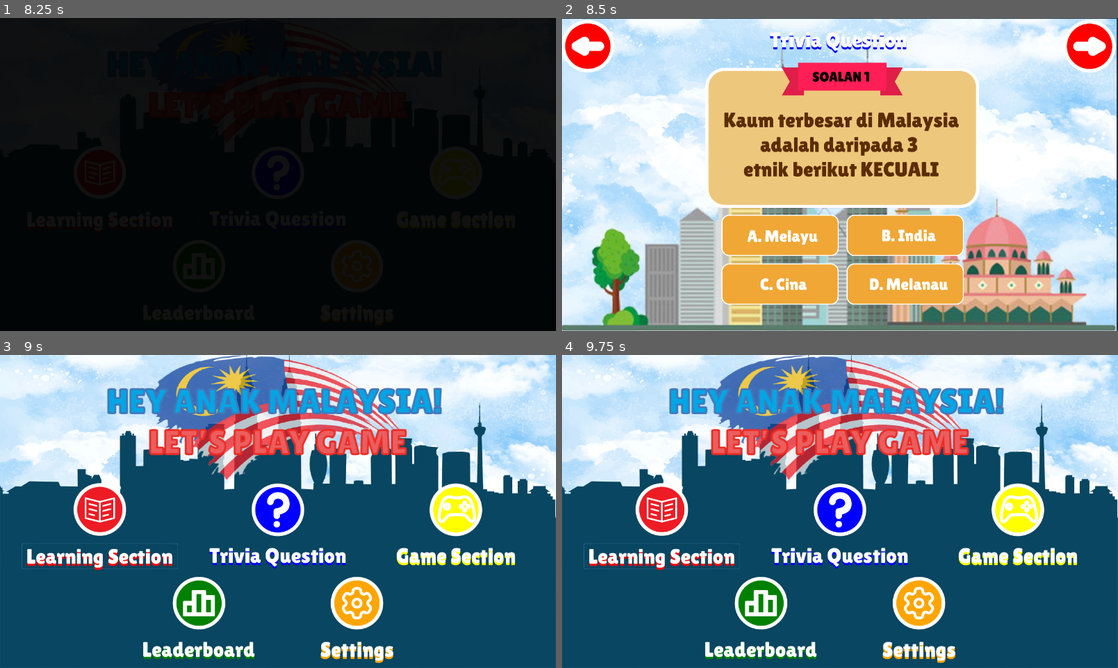
Above: before the commit, frames 1-4 (two rows, left to right).
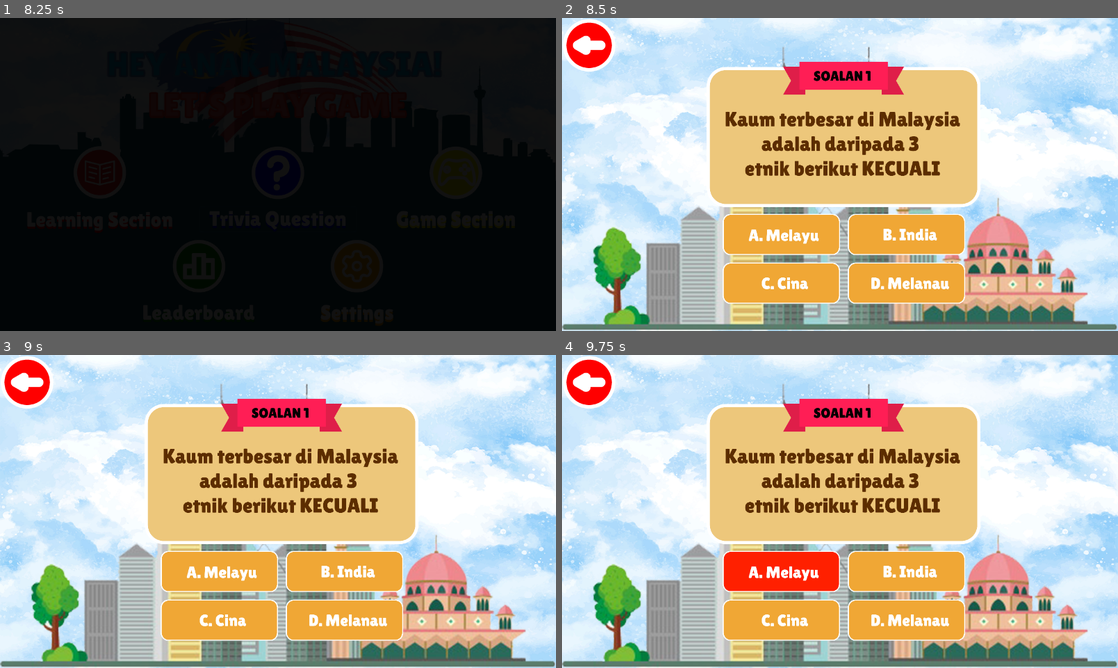
Above: after the commit, the same moments.

Repository: ihsan-akif/HAM-LPG
Game: Godot game, scene res://main_menu/MainMenu.tscn
Two runs of this game, one before a commit and one after it. Both use one fixed random seed, a clock stepped at 60 frames per second and the inputs below. Video files are missing from this copy of the repository; at most half a second of black plays in their place.
Inputs (mouse positions are in pixels of both pictures, inside the frame that each line leads up to):
- Up to frame 1 (8.25 s): click "Learning Section" at 0.5 s; click "Trivia Question" at 1.25 s; click (27, 46) at 2 s; click "Game Section" at 2.75 s; click "Leaderboard" at 3.5 s; click (27, 46) at 4.25 s; click "Settings" at 5 s; click "Learning Section" at 5.75 s; click "Back" at 6.5 s; click "Trivia Question" at 7.25 s; click "Game Section" at 8 s
- Up to frame 2 (8.5 s): no input
- Up to frame 3 (9 s): click (27, 383) at 8.75 s
- Up to frame 4 (9.75 s): click (778, 570) at 9.52 s

Frame 1 is identical in both runs. In frame 2, 15% of the frame differs, in the area x 0-100%, y 0-100%; in frame 3, 79%; in frame 4, 79%.

Commit message:
TQ small update

Diff:
--- a/main_menu/MainMenu.tscn
+++ b/main_menu/MainMenu.tscn
@@ -107,7 +107,7 @@
 [node name="TriviaQuestionButton" parent="Menu/UpperButton/ButtonIcon2/Buttons" instance=ExtResource( 4 )]
 margin_top = 10.0
 margin_bottom = 70.0
-scene_to_load = "res://trivia_question/TriviaQuestion1.tscn"
+scene_to_load = "res://trivia_question/TriviaQuestions.tscn"
 
 [node name="ButtonIcon3" type="VBoxContainer" parent="Menu/UpperButton"]
 margin_left = 820.0
--- a/trivia_question/Questions.gd
+++ b/trivia_question/Questions.gd
@@ -1,14 +1,49 @@
 extends Control
 
-var highScore : int = 0
+var highScore : int = 100
+var score : int = 0
+
 
 # Called when the node enters the scene tree for the first time.
 func _ready():
-	yield(get_tree().create_timer(2.0), "timeout")
-	get_node("Question1").hide()
-	get_node("Question2").show()
+	#trivia_question()
+	#print(score)
+	pass
+
+
+func _process(delta):
+	pass
 
 
 # Gameplay
 func trivia_question() -> void:
-	pass
+	print(score)
+
+
+func _on_AnswerA1Btn_pressed():
+	get_node("Question1/AnswerA1Btn").disabled = true
+	highScore -= 5
+	print(highScore)
+
+
+func _on_AnswerB1Btn_pressed():
+	get_node("Question1/AnswerB1Btn").disabled = true
+	highScore -= 5
+	print(highScore)
+
+
+func _on_AnswerC1Btn_pressed():
+	get_node("Question1/AnswerC1Btn").disabled = true
+	highScore -= 5
+	print(highScore)
+
+
+func _on_AnswerD1Btn_pressed():
+	get_node("Question1/AnswerA1Btn").disabled = true
+	get_node("Question1/AnswerB1Btn").disabled = true
+	get_node("Question1/AnswerC1Btn").disabled = true
+	get_node("Question1/AnswerD1Btn").disabled = true
+	print(highScore)
+	yield(get_tree().create_timer(2.0), "timeout")
+	get_node("Question1").hide()
+	get_node("Question2").show()
--- a/trivia_question/Questions.tscn
+++ b/trivia_question/Questions.tscn
@@ -11,6 +11,18 @@
 [ext_resource path="res://trivia_question/Questions/Question 2/JawapanA.png" type="Texture" id=9]
 [ext_resource path="res://trivia_question/Questions/Question 1/JawapanA.png" type="Texture" id=10]
 [ext_resource path="res://trivia_question/Questions.gd" type="Script" id=11]
+[ext_resource path="res://trivia_question/Questions/Question 1/JawapanAHover.png" type="Texture" id=12]
+[ext_resource path="res://trivia_question/Questions/Question 1/JawapanBHover.png" type="Texture" id=13]
+[ext_resource path="res://trivia_question/Questions/Question 1/JawapanASalah.png" type="Texture" id=14]
+[ext_resource path="res://trivia_question/Questions/Question 1/JawapanBSalah.png" type="Texture" id=15]
+[ext_resource path="res://trivia_question/Questions/Question 1/JawapanDBetul.png" type="Texture" id=16]
+[ext_resource path="res://trivia_question/Questions/Question 1/JawapanCSalah.png" type="Texture" id=17]
+[ext_resource path="res://trivia_question/Questions/Question 1/JawapanCHover.png" type="Texture" id=18]
+[ext_resource path="res://trivia_question/Questions/Question 1/JawapanDHover.png" type="Texture" id=19]
+[ext_resource path="res://trivia_question/Questions/Question 2/JawapanAHover.png" type="Texture" id=20]
+[ext_resource path="res://trivia_question/Questions/Question 2/JawapanASalah.png" type="Texture" id=21]
+[ext_resource path="res://trivia_question/Questions/Question 2/JawapanBBetul.png" type="Texture" id=22]
+[ext_resource path="res://trivia_question/Questions/Question 2/JawapanBHover.png" type="Texture" id=23]
 
 [node name="Questions" type="Control"]
 anchor_right = 1.0
@@ -45,6 +57,8 @@
 margin_bottom = 768.0
 rect_scale = Vector2( 0.3, 0.3 )
 texture_normal = ExtResource( 10 )
+texture_hover = ExtResource( 12 )
+texture_disabled = ExtResource( 14 )
 
 [node name="AnswerB1Btn" type="TextureButton" parent="Question1"]
 margin_left = 658.0
@@ -53,6 +67,8 @@
 margin_bottom = 768.0
 rect_scale = Vector2( 0.3, 0.3 )
 texture_normal = ExtResource( 5 )
+texture_hover = ExtResource( 13 )
+texture_disabled = ExtResource( 15 )
 
 [node name="AnswerC1Btn" type="TextureButton" parent="Question1"]
 margin_left = 370.0
@@ -61,6 +77,8 @@
 margin_bottom = 880.0
 rect_scale = Vector2( 0.3, 0.3 )
 texture_normal = ExtResource( 1 )
+texture_hover = ExtResource( 18 )
+texture_disabled = ExtResource( 17 )
 __meta__ = {
 "_edit_use_anchors_": false
 }
@@ -72,6 +90,8 @@
 margin_bottom = 880.0
 rect_scale = Vector2( 0.3, 0.3 )
 texture_normal = ExtResource( 8 )
+texture_hover = ExtResource( 19 )
+texture_disabled = ExtResource( 16 )
 
 [node name="Question2" type="Control" parent="."]
 visible = false
@@ -99,6 +119,8 @@
 margin_bottom = 768.0
 rect_scale = Vector2( 0.3, 0.3 )
 texture_normal = ExtResource( 9 )
+texture_hover = ExtResource( 20 )
+texture_disabled = ExtResource( 21 )
 
 [node name="AnswerB2Btn" type="TextureButton" parent="Question2"]
 margin_left = 658.0
@@ -107,6 +129,8 @@
 margin_bottom = 768.0
 rect_scale = Vector2( 0.3, 0.3 )
 texture_normal = ExtResource( 3 )
+texture_hover = ExtResource( 23 )
+texture_disabled = ExtResource( 22 )
 
 [node name="AnswerC2Btn" type="TextureButton" parent="Question2"]
 margin_left = 370.0
@@ -126,3 +150,7 @@
 margin_bottom = 880.0
 rect_scale = Vector2( 0.3, 0.3 )
 texture_normal = ExtResource( 7 )
+[connection signal="pressed" from="Question1/AnswerA1Btn" to="." method="_on_AnswerA1Btn_pressed"]
+[connection signal="pressed" from="Question1/AnswerB1Btn" to="." method="_on_AnswerB1Btn_pressed"]
+[connection signal="pressed" from="Question1/AnswerC1Btn" to="." method="_on_AnswerC1Btn_pressed"]
+[connection signal="pressed" from="Question1/AnswerD1Btn" to="." method="_on_AnswerD1Btn_pressed"]
Not shown: 1 places in trivia_question/Questions.tscn that only renumber resources
